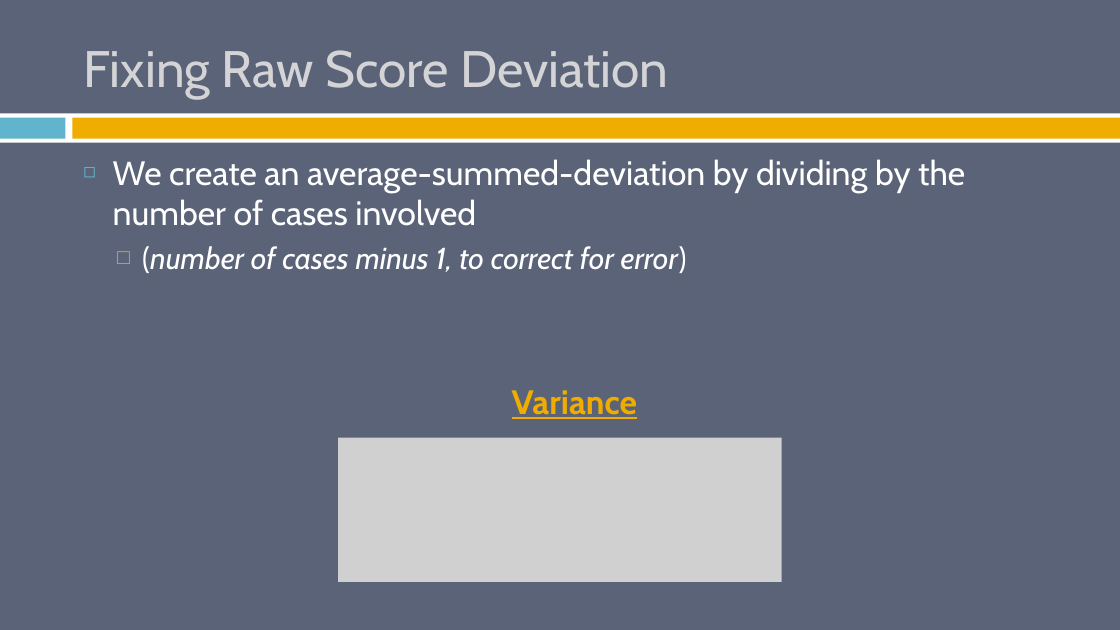
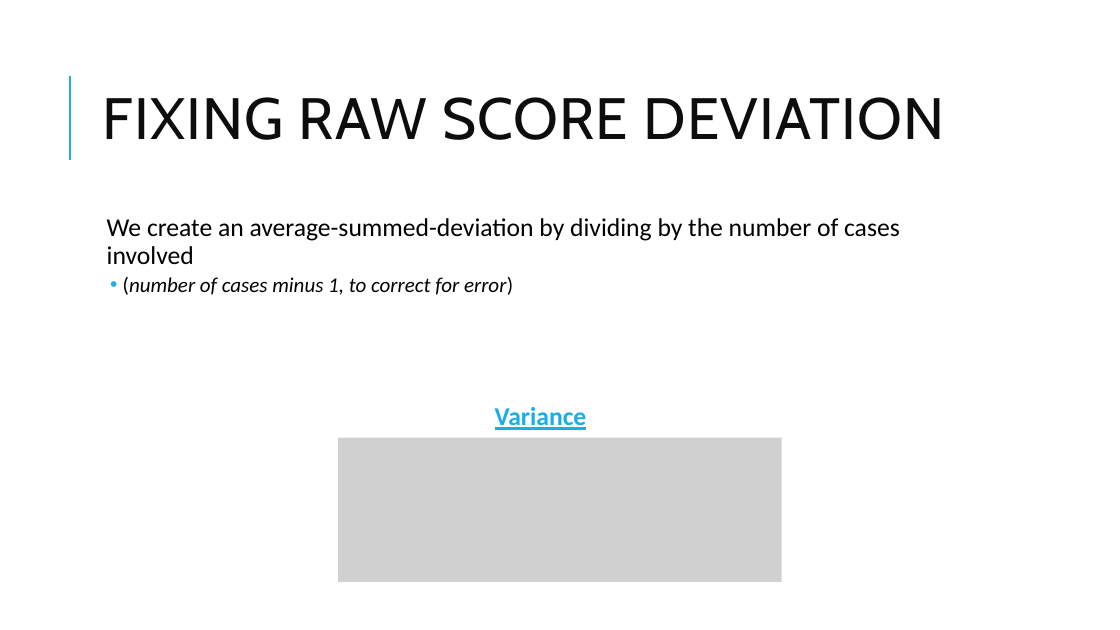
Before and after one commit to burrelvannjr/gradstats_sdsu, a slide deck: slide 42 of ppts/2_ct_dv_freq_graph.pptx. Drawn at 1120x630 pixels with LibreOffice and Linux fonts; fonts in the diff are those of the drawing; grey boxes stand for pictures. Boxes give left, top, right and bottom in pixels: in the first picture for what was removed or moved away, otherwise in the second. Text is boxed around its words. In the diff, an @@ line names an element or a change of style, - is before the commit and + after.

```diff
--- a/ppts/2_ct_dv_freq_graph.pptx
+++ b/ppts/2_ct_dv_freq_graph.pptx
@@ background #5A6378 to #FFFFFF @@
@@ line added from (70, 160) to (70, 76), #1CADE4 1.5 pt @@
@@ rectangle removed at (x1=0, y1=113, x2=1120, y2=143) @@
@@ rectangle removed at (x1=0, y1=118, x2=66, y2=139) @@
@@ rectangle removed at (x1=72, y1=118, x2=1120, y2=139) @@
@@ title at (x1=102, y1=97, x2=945, y2=140): text changed; size 44 to 50 pt; text colour #D4D4D6 to #0D0D0D @@
-Fixing Raw Score Deviation
+FIXING RAW SCORE DEVIATION
@@ text "We create an average-summed-deviation by ..." moved from (x1=113, y1=159, x2=965, y2=419) to (x1=107, y1=218, x2=900, y2=430) @@
@@ text "We create an average-summed-deviation by ..." at (x1=107, y1=218, x2=900, y2=430): size 29 to 22 pt in "We create an average-summed-deviation by dividing by ...", "Variance"; font Cabin to Calibri, text colour #FFFFFF to #000000; size 26 to 18 pt in "(number of cases minus 1, to correct ..."; text colour #F0AD00 to #1CADE4 in "Variance"; bullet ◻ to  ; line spacing 1 to 0.9; more space between paragraphs; bullet colour #60B5CC to #1CADE4; bullet □ to •; bullet colour #F0AD00 to #1CADE4 @@
```
Also in this commit, not shown: 52 other slides changed, 1 other file.
